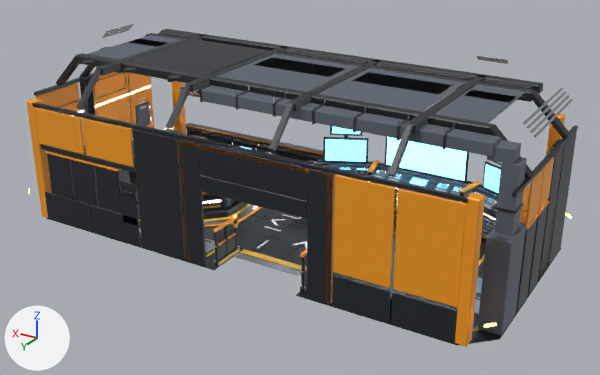
A saved change to the FBX model art/command_center/export/ue/SM_CommandCenter_Interior.fbx.
Rendered twice from a 50 mm camera at (-11.96, 19.35, 12.01) aimed at (-0.49, 0.23, 2.45). The lights are fixed; the arrows at lower left show +X, +Y and +Z. The first picture is the older version. Vertices at exactly the same position are counted once.

In view in the first picture: 'SM_CommandCenter_Interior'.
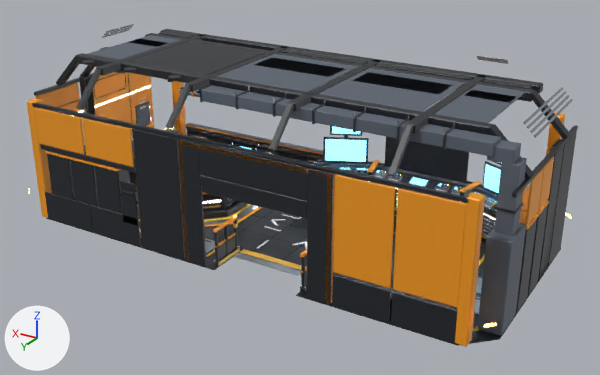
What differs and where, as boxes [x1, y1, x2, y2] in the pictures (600 x 375 px):
part 1 of me_sm_commandcenter_interior_002, deleted
    before: [386, 137, 467, 181]

Patch to the scene script:
```diff
--- a/art/command_center/export/ue/SM_CommandCenter_Interior.fbx.py
+++ b/art/command_center/export/ue/SM_CommandCenter_Interior.fbx.py
@@ me_sm_commandcenter_interior_002 @@
 # used by ob_sm_commandcenter_interior; location = (0.0, 0.0, 0.0)
-me_sm_commandcenter_interior_002.from_pydata(...)  # 14036 vertices, 23860 faces; spans x -7.49..7.49, y -3.5..3.49, z 0.94..6.07
+me_sm_commandcenter_interior_002.from_pydata(...)  # 14028 vertices, 23848 faces; spans x -7.49..7.49, y -3.5..3.49, z 0.94..6.07
+# me_sm_commandcenter_interior_002 part 1: the loose piece of 8 vertices spanning x -4.3..-1.7, y -3.05..-3.04, z 2.3..3.76 is deleted
 me_sm_commandcenter_interior_002.materials.append(mat_m_beacon)
@@ me_sm_commandcenter_interior_002 @@
 me_sm_commandcenter_interior_002.materials.append(mat_m_lightwarm)
-me_sm_commandcenter_interior_002.materials.append(mat_m_screenrt)  # blue #7fd7ff, glowing blue #7fd7ff
```
